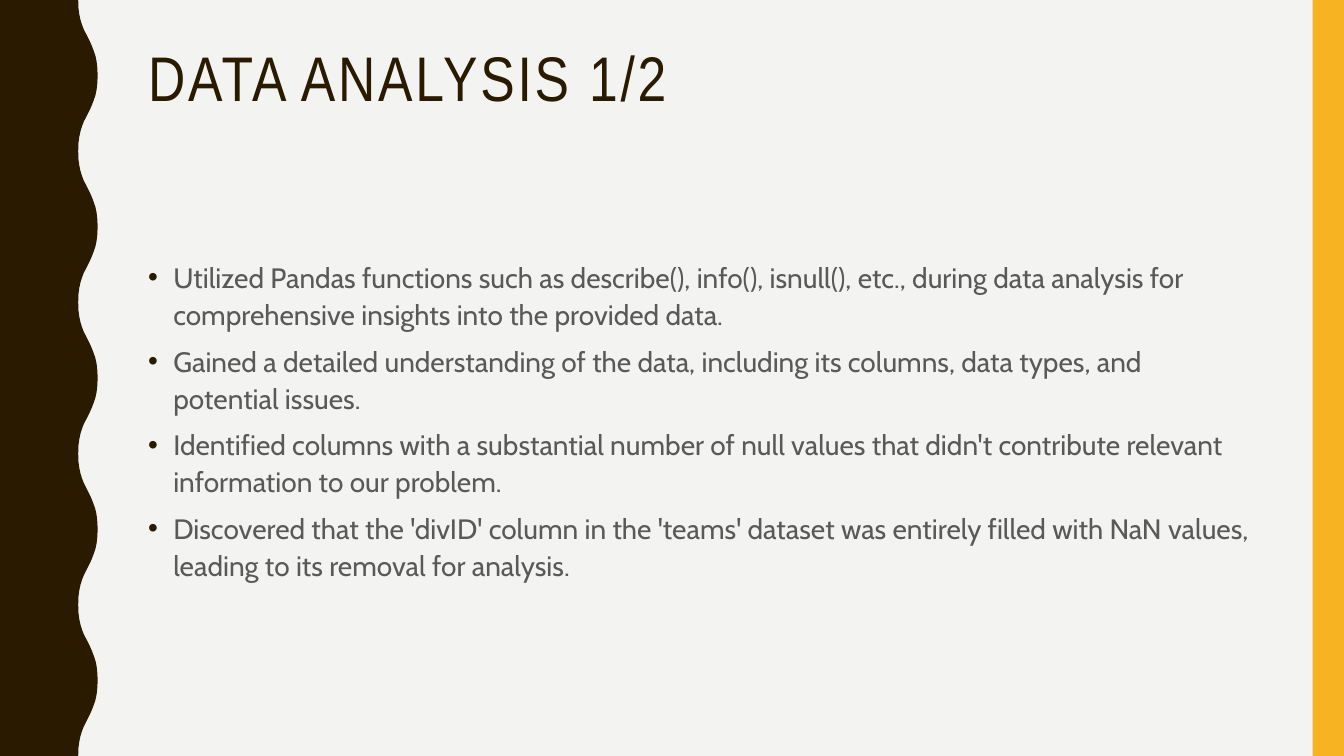
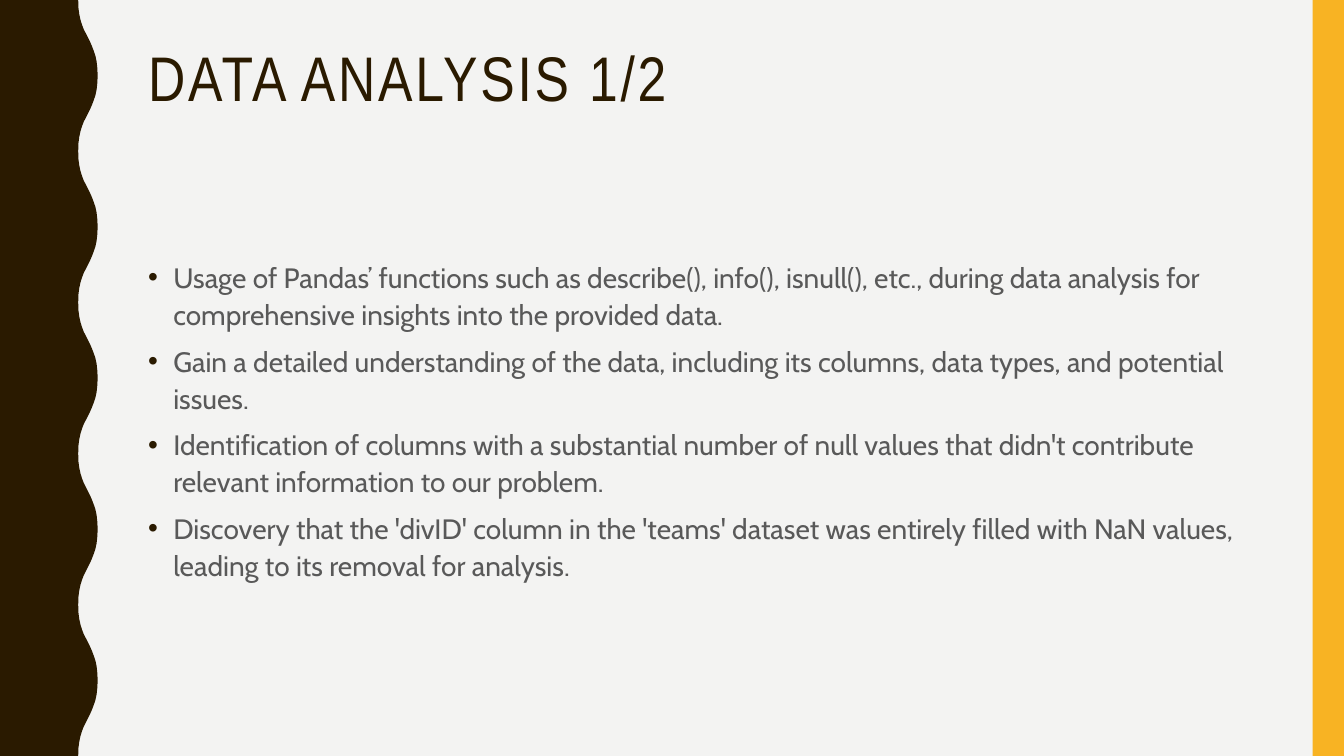
Before and after one commit to afs202005277/AC, a slide deck: slide 15 of ppt projeto.pptx. Drawn at 1344x756 pixels with LibreOffice and Linux fonts; fonts in the diff are those of the drawing. Boxes give left, top, right and bottom in pixels: in the first picture for what was removed or moved away, otherwise in the second. Text is boxed around its words. In the diff, an @@ line names an element or a change of style, - is before the commit and + after.

```diff
--- a/ppt projeto.pptx
+++ b/ppt projeto.pptx
@@ text at [173,267,1233,582]: text changed @@
-• Utilized Pandas functions such as describe(), info(), isnull(), etc., during data analysis for comprehensive insights into the provided data.
-• Gained a detailed understanding of the data, including its columns, data types, and potential issues.
-• Identified columns with a substantial number of null values that didn't contribute relevant information to our problem.
-• Discovered that the 'divID' column in the 'teams' dataset was entirely filled with NaN values, leading to its removal for analysis.
+• Usage of Pandas’ functions such as describe(), info(), isnull(), etc., during data analysis for comprehensive insights into the provided data.
+• Gain a detailed understanding of the data, including its columns, data types, and potential issues.
+• Identification of columns with a substantial number of null values that didn't contribute relevant information to our problem.
+• Discovery that the 'divID' column in the 'teams' dataset was entirely filled with NaN values, leading to its removal for analysis.
```
Also in this commit, not shown: 3 other slides changed, 4 other files.
